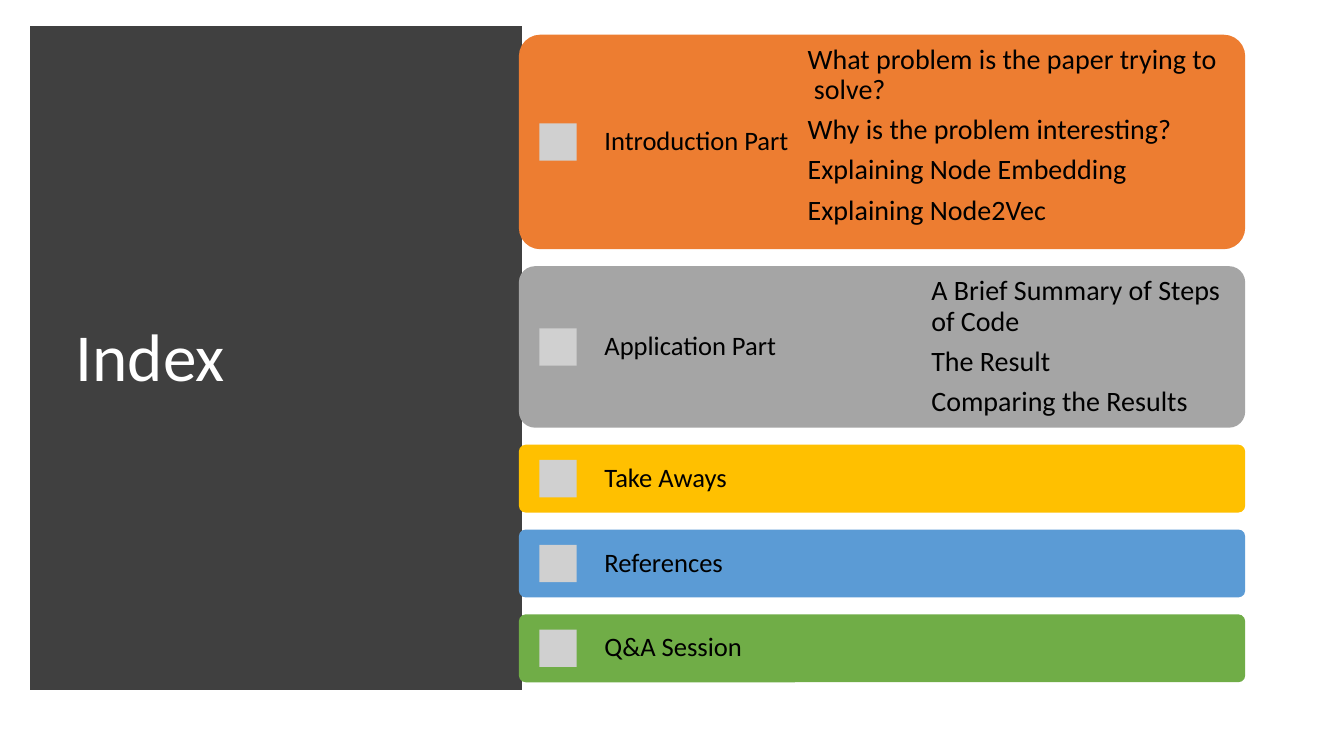
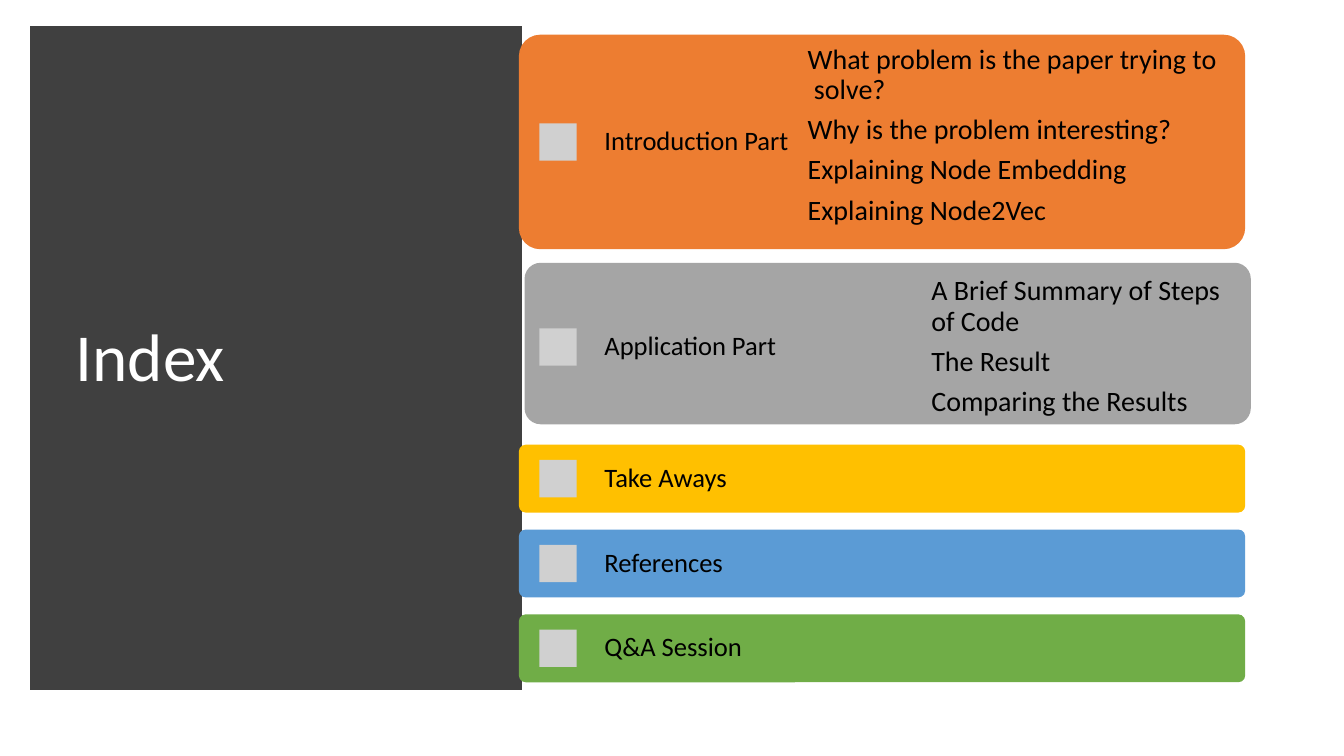
Before and after one commit to omerisildak/bbm462-Link-Prediction, a slide deck: slide 3 of Sunum/Presentation.pptx (slide 2 before the commit). Drawn at 1344x756 pixels with LibreOffice and Linux fonts; fonts in the diff are those of the drawing; grey boxes stand for pictures. Boxes give left, top, right and bottom in pixels: in the first picture for what was removed or moved away, otherwise in the second. Text is boxed around its words. In the diff, an @@ line names an element or a change of style, - is before the commit and + after.

```diff
--- a/Sunum/Presentation.pptx
+++ b/Sunum/Presentation.pptx
@@ rounded rectangle: place and size @@
-rounded rectangle at [519, 266, 1246, 427]
+rounded rectangle at [524, 263, 1251, 424]
```
Also in this commit, not shown: 6 other slides changed, 2 slides added.
